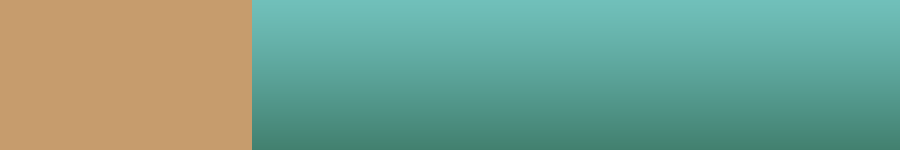
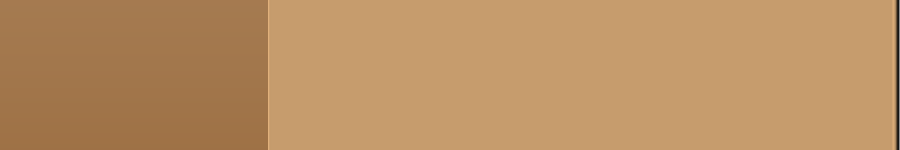
The second 900×150 image is a revision of the first. Changes to its layers:
painted on "BACKGROUND" over [0, 0, 900, 150]
painted on "Rectangle 2" over [0, 0, 900, 150]
